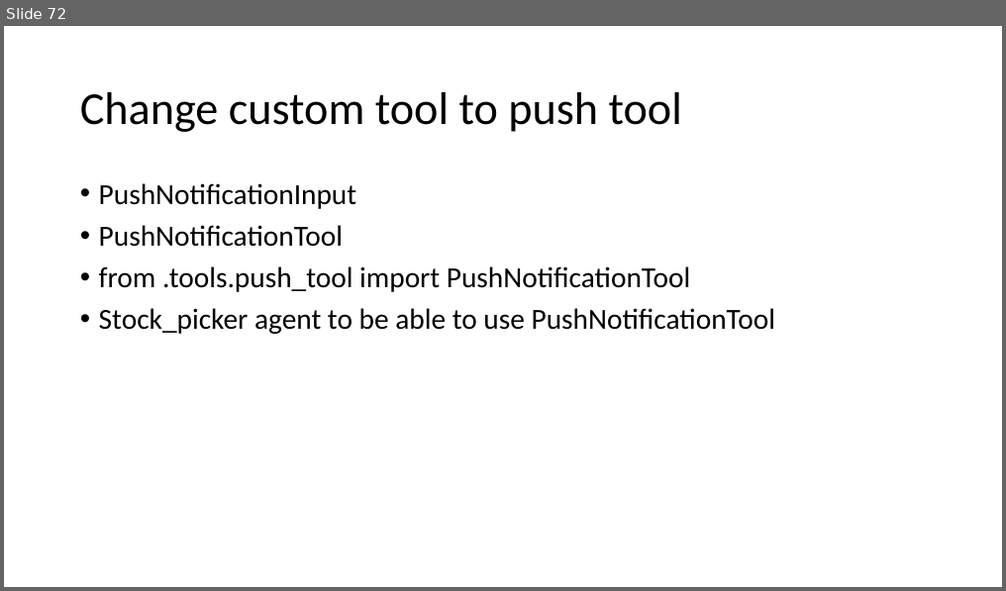
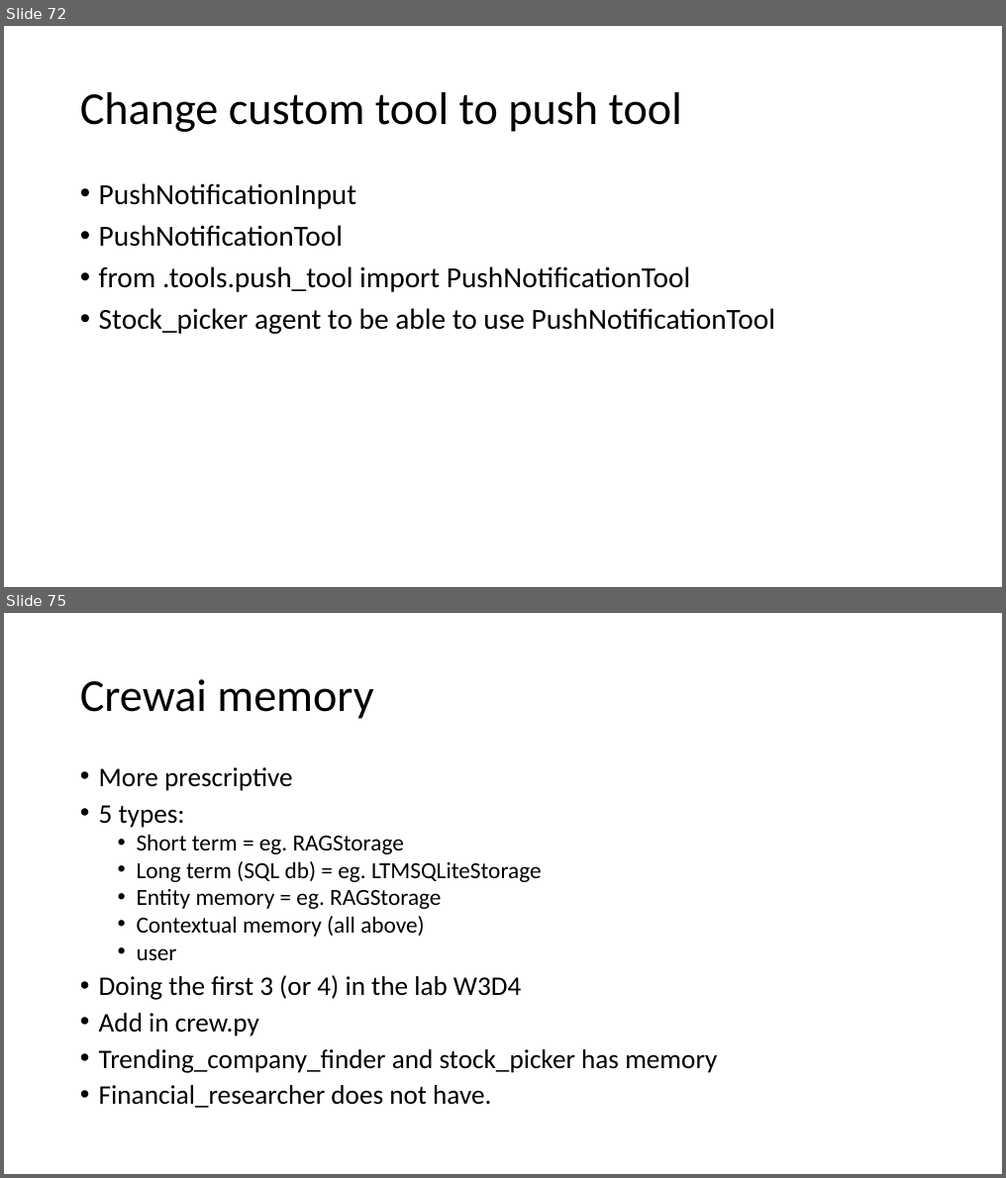
Before and after one commit to kindaichinisan/agents, a slide deck: wj_folder/AI Engineer Agentic Track.pptx. Shown one above the other, each under a label of ours: slide 72 before the commit, slides 72 and 75 after it; the slides between them are not shown. The pictures are 1006x591 and 1006x1178 pixels, drawn with LibreOffice and Linux fonts; fonts in the diff are those of the drawing. Boxes give left, top, right and bottom in pixels: in the first picture for what was removed or moved away, otherwise in the second. Text is boxed around its words. In the diff, an @@ line names an element or a change of style, - is before the commit and + after.

Commit message:
complete crewai

```diff
--- a/wj_folder/AI Engineer Agentic Track.pptx
+++ b/wj_folder/AI Engineer Agentic Track.pptx
@@ slide 75 added at <box>4,613,1002,1174</box>, background #FFFFFF @@
@@ title added at <box>80,679,373,719</box>, 44 pt, text #000000 @@
+Crewai memory
@@ text added at <box>99,767,717,1108</box>, 25.9 pt, text #000000 @@
+• More prescriptive
+• 5 types:
+  • Short term = eg. RAGStorage
+  • Long term (SQL db) = eg. LTMSQLiteStorage
+  • Entity memory = eg. RAGStorage
+  • Contextual memory (all above)
+  • user
+• Doing the first 3 (or 4) in the lab W3D4
+• Add in crew.py
+• Trending_company_finder and stock_picker has memory
+• Financial_researcher does not have.
```
Also in this commit, not shown: 2 slides changed, 15 other slides added.
